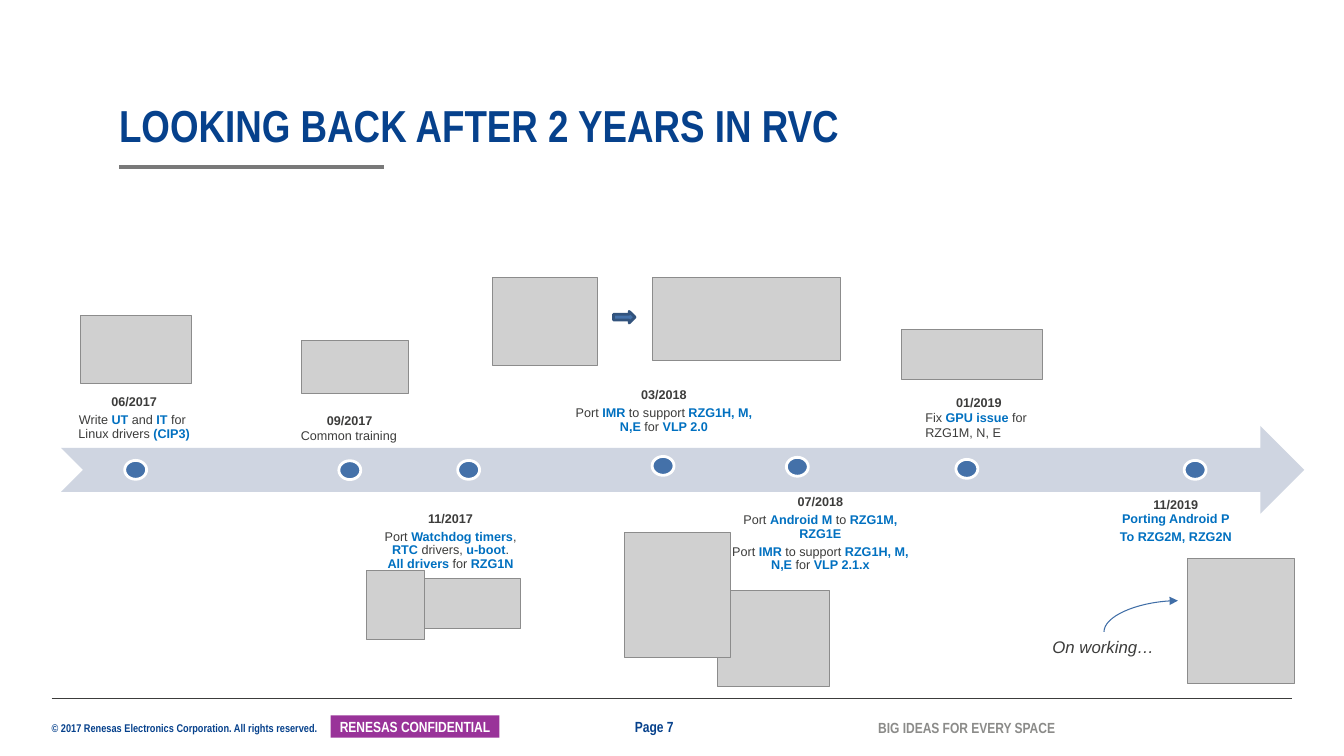
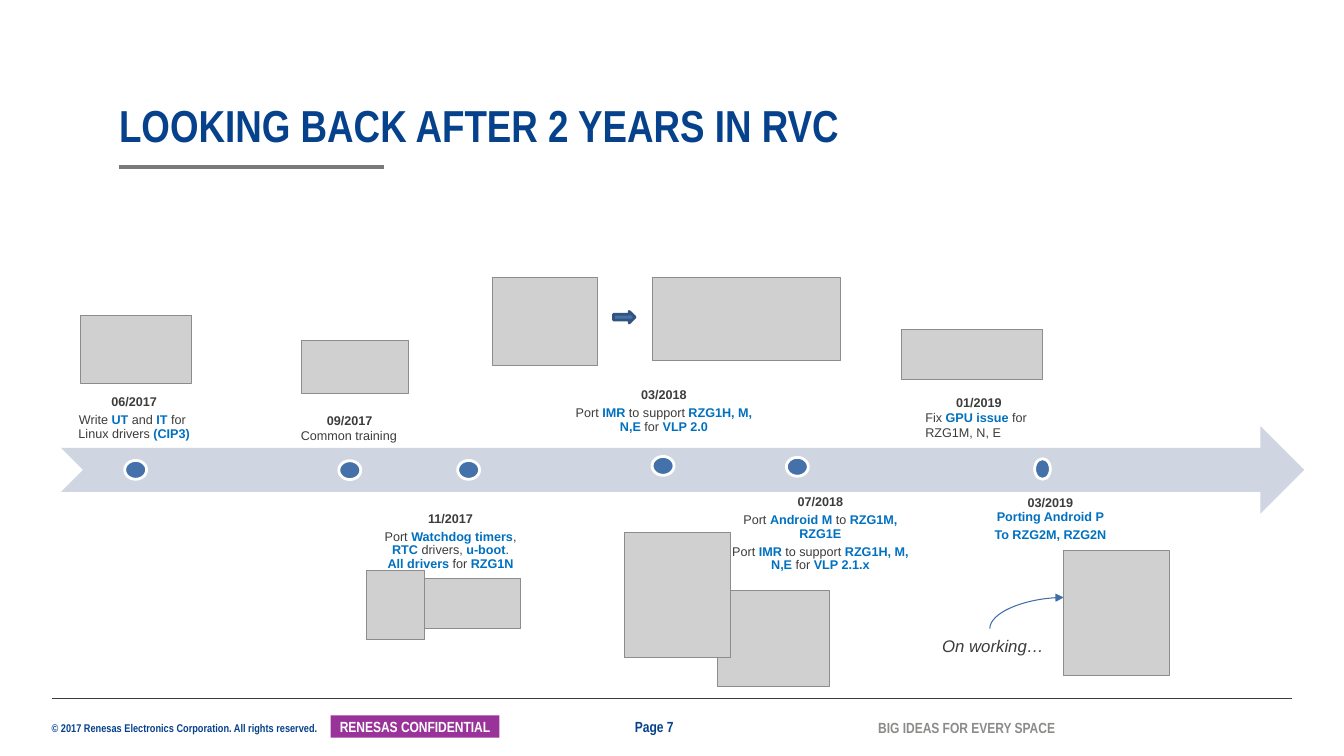
Before and after one commit to tranchikha/myapplication, a slide deck: slide 7 of LAST_TERM/2042_TranChiKha_ISS_MentorMentee_26G.pptx. Drawn at 1344x756 pixels with LibreOffice and Linux fonts; fonts in the diff are those of the drawing; grey boxes stand for pictures; background and template pictures are left out. Boxes give left, top, right and bottom in pixels: in the first picture for what was removed or moved away, otherwise in the second. Text is boxed around its words. In the diff, an @@ line names an element or a change of style, - is before the commit and + after.

```diff
--- a/LAST_TERM/2042_TranChiKha_ISS_MentorMentee_26G.pptx
+++ b/LAST_TERM/2042_TranChiKha_ISS_MentorMentee_26G.pptx
@@ ellipse: place and size @@
-ellipse at box(956, 460, 978, 479)
+ellipse at box(1034, 459, 1051, 479)
@@ ellipse removed at box(1185, 461, 1207, 480) @@
@@ text "03/2019 Porting Android P": place and size @@
-text "03/2019 Porting Android P" at box(1120, 500, 1232, 543)
+text "03/2019 Porting Android P" at box(995, 498, 1107, 541)
@@ text at box(997, 498, 1104, 524): text changed @@
-11/2019
-Porting Android P
+03/2019
+Porting Android P
@@ picture: place and size @@
-picture at box(1189, 559, 1295, 684)
+picture at box(1064, 551, 1170, 676)
@@ curved arrow moved from (1104, 632) - (1179, 601) to (990, 629) - (1064, 598) @@
@@ text "On working…": place and size @@
-text "On working…" at box(1052, 641, 1154, 657)
+text "On working…" at box(942, 640, 1044, 656)
```
Also in this commit, not shown: 6 other slides changed.
